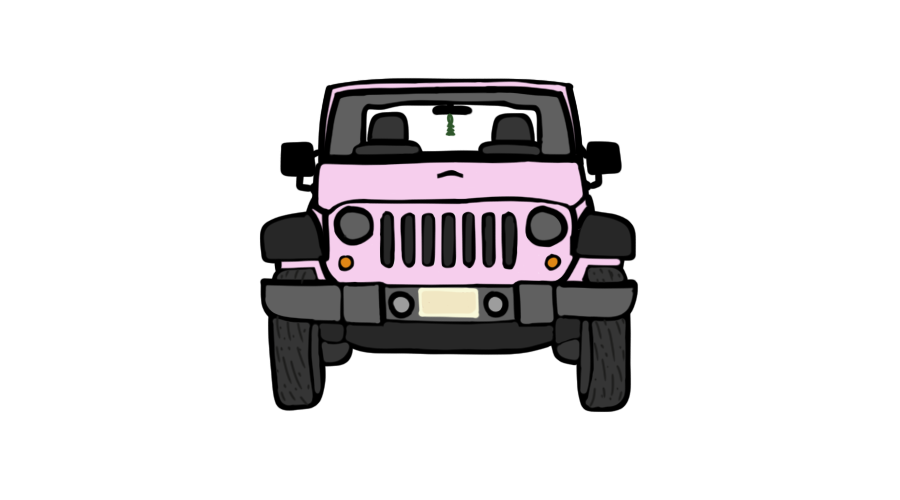
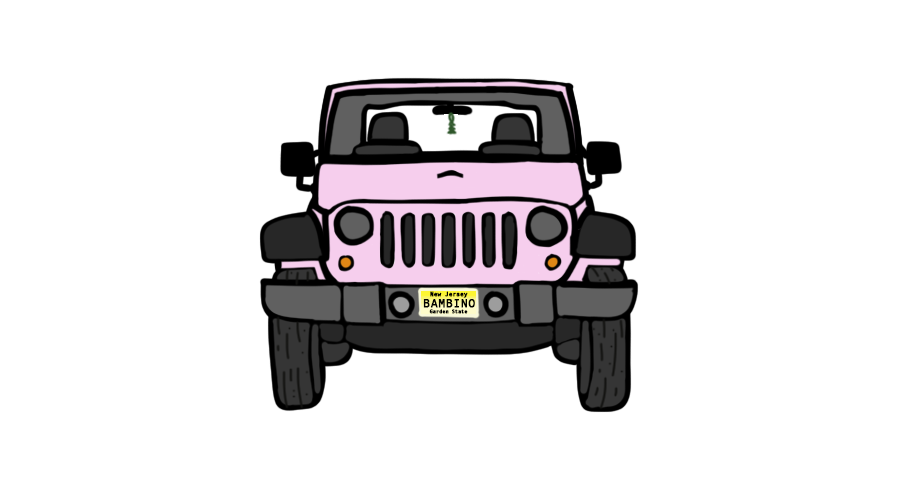
The second 900 × 500 image is a revision of the first. Changes to its layers:
added layer "New Jersey" above "Garden State" over [left=430, top=291, right=468, bottom=298]
added layer "Garden State" above "BAMBINO" over [left=429, top=309, right=468, bottom=314]
added layer "BAMBINO" above "Layer 3" over [left=423, top=299, right=475, bottom=308]
added layer "Layer 3" above "tire" over [left=421, top=291, right=476, bottom=314]
renamed "Layer 2" to "tire", painted on it over [left=275, top=234, right=625, bottom=408]
added layer "airfresh" above "Layer 1" over [left=276, top=112, right=625, bottom=409]
painted on "Layer 1" over [left=444, top=114, right=458, bottom=137]
